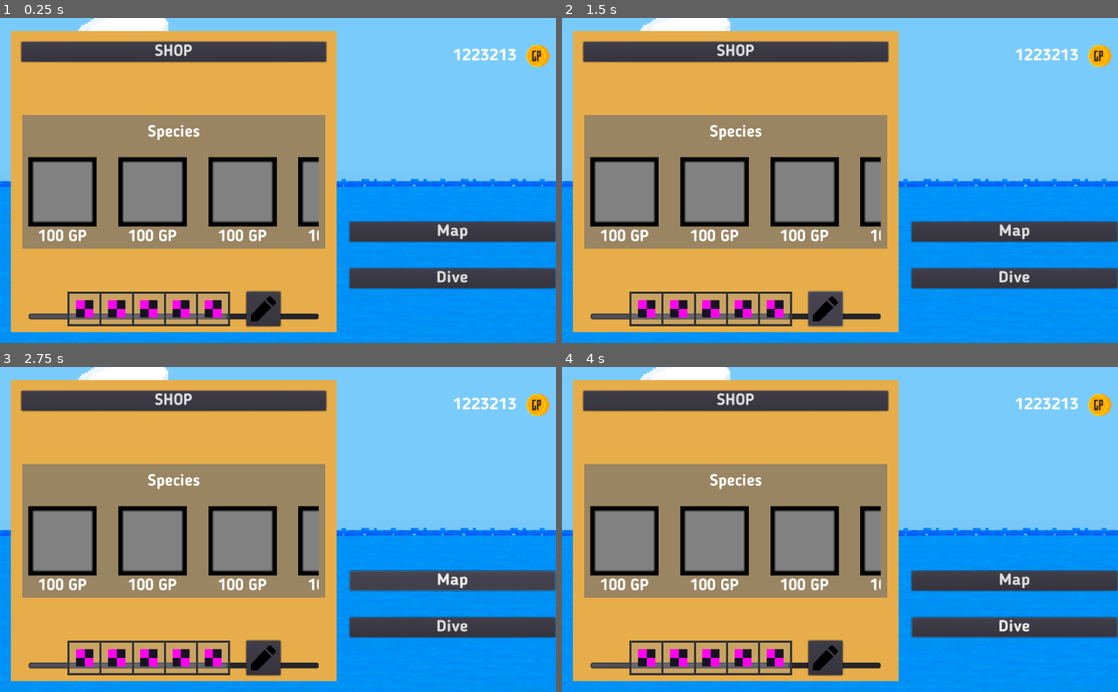
Above: before the commit, frames 1-4 (two rows, left to right).
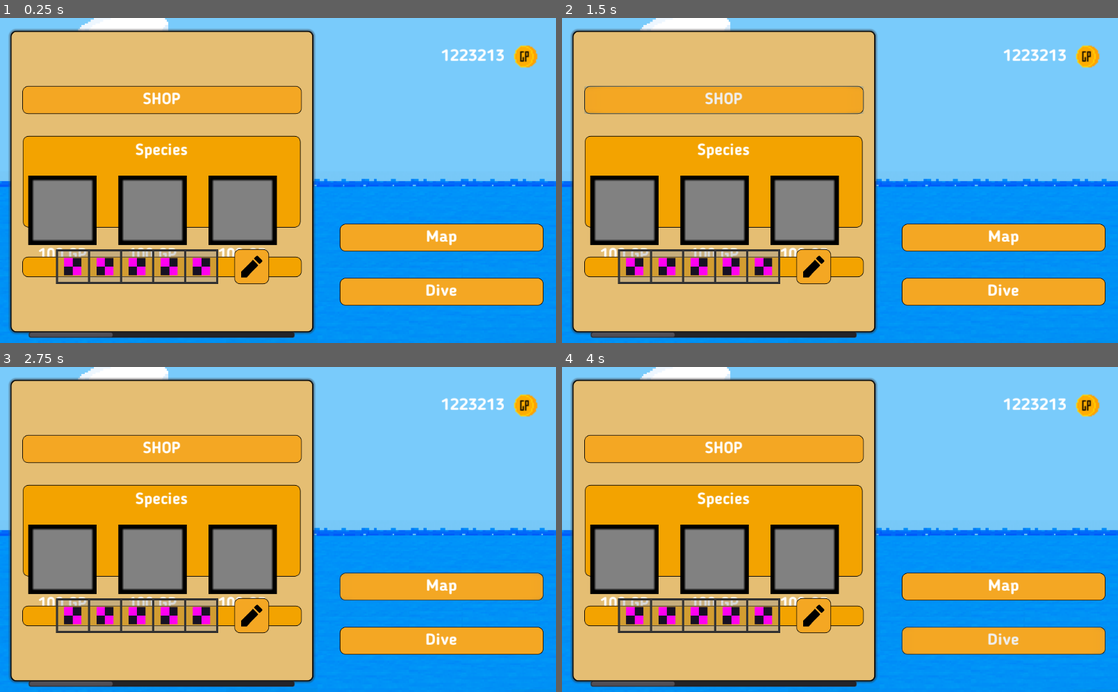
Above: after the commit, the same moments.

Repository: eliaperantoni/fisherman
Game: Godot game, scene res://scenes/menu/Menu.tscn
Same seed, same stepped clock (60 frames per second), same inputs: the game is played once before the commit and once after it. This scene is started directly instead of the project's main scene.
Inputs (mouse positions are in pixels of both pictures, inside the frame that each line leads up to):
- Up to frame 1 (0.25 s): no input
- Up to frame 2 (1.5 s): click "SHOP" at 0.5 s; click (823, 307) at 1.27 s
- Up to frame 3 (2.75 s): click "Map" at 2 s
- Up to frame 4 (4 s): click "Dive" at 2.75 s; tap Enter at 3.5 s; move the mouse to (962, 513) at 3.52 s; hold Right (ui_right) from 3.53 s (still down); click (962, 513) at 3.6 s

The runs differ from the first frame. In frame 1, 60% of the frame differs, in the area x 1-100%, y 3-99%; in frame 2, 60%; in frame 3, 60%; in frame 4, 60%.

Commit message:
Edit theme

Diff:
--- a/assets/themes/theme.tres
+++ b/assets/themes/theme.tres
@@ -1,9 +1,82 @@
-[gd_resource type="Theme" load_steps=2 format=2]
+[gd_resource type="Theme" load_steps=6 format=2]
 
 [ext_resource path="res://assets/fonts/default_font.tres" type="DynamicFont" id=1]
 
+[sub_resource type="StyleBoxFlat" id=2]
+content_margin_left = 10.0
+content_margin_right = 10.0
+content_margin_top = 10.0
+content_margin_bottom = 10.0
+bg_color = Color( 0.960784, 0.658824, 0.141176, 1 )
+border_width_left = 1
+border_width_top = 1
+border_width_right = 1
+border_width_bottom = 1
+border_color = Color( 0, 0, 0, 1 )
+corner_radius_top_left = 10
+corner_radius_top_right = 10
+corner_radius_bottom_right = 10
+corner_radius_bottom_left = 10
+
+[sub_resource type="StyleBoxFlat" id=4]
+content_margin_left = 10.0
+content_margin_right = 10.0
+content_margin_top = 10.0
+content_margin_bottom = 10.0
+bg_color = Color( 0.796078, 0.560784, 0.054902, 1 )
+border_width_left = 1
+border_width_top = 1
+border_width_right = 1
+border_width_bottom = 1
+border_color = Color( 0, 0, 0, 1 )
+corner_radius_top_left = 10
+corner_radius_top_right = 10
+corner_radius_bottom_right = 10
+corner_radius_bottom_left = 10
+
+[sub_resource type="StyleBoxFlat" id=5]
+content_margin_left = 10.0
+content_margin_right = 10.0
+content_margin_top = 10.0
+content_margin_bottom = 10.0
+bg_color = Color( 0.956863, 0.643137, 0, 1 )
+border_width_left = 1
+border_width_top = 1
+border_width_right = 1
+border_width_bottom = 1
+border_color = Color( 0, 0, 0, 1 )
+corner_radius_top_left = 10
+corner_radius_top_right = 10
+corner_radius_bottom_right = 10
+corner_radius_bottom_left = 10
+
+[sub_resource type="StyleBoxFlat" id=3]
+bg_color = Color( 0.898438, 0.745225, 0.452728, 1 )
+border_width_left = 2
+border_width_top = 2
+border_width_right = 2
+border_width_bottom = 2
+border_color = Color( 0, 0, 0, 1 )
+corner_radius_top_left = 10
+corner_radius_top_right = 10
+corner_radius_bottom_right = 10
+corner_radius_bottom_left = 10
+shadow_color = Color( 0.2, 0.176471, 0.176471, 0.6 )
+shadow_size = 5
+
 [resource]
+Button/colors/font_color = Color( 1, 1, 1, 1 )
+Button/colors/font_color_disabled = Color( 0.180392, 0.0470588, 0.0470588, 0.2 )
+Button/colors/font_color_hover = Color( 1, 1, 1, 1 )
+Button/colors/font_color_pressed = Color( 0, 0, 0, 1 )
+Button/constants/hseparation = 2
+Button/fonts/font = ExtResource( 1 )
 "Button/icons/Button menu" = null
+Button/styles/disabled = null
+Button/styles/focus = null
+Button/styles/hover = SubResource( 2 )
+Button/styles/normal = SubResource( 2 )
+Button/styles/pressed = SubResource( 4 )
 Label/colors/font_color = Color( 1, 1, 1, 1 )
 Label/colors/font_color_shadow = Color( 0, 0, 0, 0 )
 Label/colors/font_outline_modulate = Color( 1, 1, 1, 1 )
@@ -13,3 +86,5 @@
 Label/constants/shadow_offset_y = 1
 Label/fonts/font = ExtResource( 1 )
 Label/styles/normal = null
+Panel/styles/panel = SubResource( 5 )
+PanelContainer/styles/panel = SubResource( 3 )
--- a/scenes/menu/ContainerOptions.tscn
+++ b/scenes/menu/ContainerOptions.tscn
@@ -1,10 +1,9 @@
-[gd_scene load_steps=8 format=2]
+[gd_scene load_steps=7 format=2]
 
 [ext_resource path="res://assets/fonts/default_font.tres" type="DynamicFont" id=1]
 [ext_resource path="res://scenes/interface/ToolbeltDisplay.tscn" type="PackedScene" id=2]
 [ext_resource path="res://scenes/menu/edit.png" type="Texture" id=3]
 [ext_resource path="res://scenes/menu/ContainerWanted.tscn" type="PackedScene" id=4]
-[ext_resource path="res://scenes/menu/wwqwqw.png" type="Texture" id=5]
 
 [sub_resource type="StyleBoxTexture" id=1]
 
@@ -29,7 +28,7 @@
 "_edit_use_anchors_": false
 }
 
-[node name="TextureRect" type="TextureRect" parent="."]
+[node name="Center" type="Panel" parent="."]
 anchor_left = 0.003
 anchor_top = 0.261
 anchor_right = 0.997
@@ -38,13 +37,8 @@
 margin_top = -0.100006
 margin_right = 0.0719604
 margin_bottom = 0.0999756
-texture = ExtResource( 5 )
-expand = true
-__meta__ = {
-"_edit_use_anchors_": false
-}
 
-[node name="VBoxContainer" type="VBoxContainer" parent="TextureRect"]
+[node name="VBoxContainer" type="VBoxContainer" parent="Center"]
 material = SubResource( 2 )
 anchor_left = 0.02
 anchor_top = 0.07
@@ -59,8 +53,8 @@
 "_edit_use_anchors_": false
 }
 
-[node name="Label" type="Label" parent="TextureRect/VBoxContainer"]
-margin_right = 978.0
+[node name="Label" type="Label" parent="Center/VBoxContainer"]
+margin_right = 977.0
 margin_bottom = 31.0
 custom_fonts/font = ExtResource( 1 )
 text = "Species"
@@ -69,70 +63,110 @@
 "_edit_use_anchors_": false
 }
 
-[node name="ScrollContainer" type="ScrollContainer" parent="TextureRect/VBoxContainer"]
+[node name="ScrollContainer" type="ScrollContainer" parent="Center/VBoxContainer"]
 margin_top = 61.0
-margin_right = 978.0
+margin_right = 977.0
 margin_bottom = 361.0
 rect_min_size = Vector2( 0, 300 )
 __meta__ = {
 "_edit_use_anchors_": false
 }
 
-[node name="GridContainer" type="HBoxContainer" parent="TextureRect/VBoxContainer/ScrollContainer"]
-margin_right = 800.0
+[node name="GridContainer" type="HBoxContainer" parent="Center/VBoxContainer/ScrollContainer"]
+margin_right = 1640.0
 margin_bottom = 163.0
 custom_constants/separation = 40
 
-[node name="ContainerWanted" parent="TextureRect/VBoxContainer/ScrollContainer/GridContainer" instance=ExtResource( 4 )]
+[node name="ContainerWanted" parent="Center/VBoxContainer/ScrollContainer/GridContainer" instance=ExtResource( 4 )]
 anchor_right = 0.0
 anchor_bottom = 0.0
 margin_right = 128.0
 margin_bottom = 163.0
 
-[node name="ContainerWanted3" parent="TextureRect/VBoxContainer/ScrollContainer/GridContainer" instance=ExtResource( 4 )]
+[node name="ContainerWanted6" parent="Center/VBoxContainer/ScrollContainer/GridContainer" instance=ExtResource( 4 )]
 anchor_right = 0.0
 anchor_bottom = 0.0
 margin_left = 168.0
 margin_right = 296.0
 margin_bottom = 163.0
 
-[node name="ContainerWanted4" parent="TextureRect/VBoxContainer/ScrollContainer/GridContainer" instance=ExtResource( 4 )]
+[node name="ContainerWanted7" parent="Center/VBoxContainer/ScrollContainer/GridContainer" instance=ExtResource( 4 )]
 anchor_right = 0.0
 anchor_bottom = 0.0
 margin_left = 336.0
 margin_right = 464.0
 margin_bottom = 163.0
 
-[node name="ContainerWanted2" parent="TextureRect/VBoxContainer/ScrollContainer/GridContainer" instance=ExtResource( 4 )]
+[node name="ContainerWanted8" parent="Center/VBoxContainer/ScrollContainer/GridContainer" instance=ExtResource( 4 )]
 anchor_right = 0.0
 anchor_bottom = 0.0
 margin_left = 504.0
 margin_right = 632.0
 margin_bottom = 163.0
 
-[node name="ContainerWanted5" parent="TextureRect/VBoxContainer/ScrollContainer/GridContainer" instance=ExtResource( 4 )]
+[node name="ContainerWanted9" parent="Center/VBoxContainer/ScrollContainer/GridContainer" instance=ExtResource( 4 )]
 anchor_right = 0.0
 anchor_bottom = 0.0
 margin_left = 672.0
 margin_right = 800.0
 margin_bottom = 163.0
 
-[node name="HBoxContainer" type="HBoxContainer" parent="."]
+[node name="ContainerWanted10" parent="Center/VBoxContainer/ScrollContainer/GridContainer" instance=ExtResource( 4 )]
+anchor_right = 0.0
+anchor_bottom = 0.0
+margin_left = 840.0
+margin_right = 968.0
+margin_bottom = 163.0
+
+[node name="ContainerWanted3" parent="Center/VBoxContainer/ScrollContainer/GridContainer" instance=ExtResource( 4 )]
+anchor_right = 0.0
+anchor_bottom = 0.0
+margin_left = 1008.0
+margin_right = 1136.0
+margin_bottom = 163.0
+
+[node name="ContainerWanted4" parent="Center/VBoxContainer/ScrollContainer/GridContainer" instance=ExtResource( 4 )]
+anchor_right = 0.0
+anchor_bottom = 0.0
+margin_left = 1176.0
+margin_right = 1304.0
+margin_bottom = 163.0
+
+[node name="ContainerWanted2" parent="Center/VBoxContainer/ScrollContainer/GridContainer" instance=ExtResource( 4 )]
+anchor_right = 0.0
+anchor_bottom = 0.0
+margin_left = 1344.0
+margin_right = 1472.0
+margin_bottom = 163.0
+
+[node name="ContainerWanted5" parent="Center/VBoxContainer/ScrollContainer/GridContainer" instance=ExtResource( 4 )]
+anchor_right = 0.0
+anchor_bottom = 0.0
+margin_left = 1512.0
+margin_right = 1640.0
+margin_bottom = 163.0
+
+[node name="Bottom" type="Panel" parent="."]
+anchor_top = 0.895
+anchor_right = 1.0
+anchor_bottom = 1.0
+
+[node name="HBoxContainer" type="HBoxContainer" parent="Bottom"]
 anchor_left = 0.5
-anchor_top = 0.893
+anchor_top = 0.5
 anchor_right = 0.5
-anchor_bottom = 0.893
+anchor_bottom = 0.5
 margin_left = -199.0
-margin_top = 0.199951
+margin_top = -32.0
 margin_right = 199.0
-margin_bottom = 64.2
+margin_bottom = 32.0
 custom_constants/separation = 30
 alignment = 1
 __meta__ = {
 "_edit_use_anchors_": false
 }
 
-[node name="Row" parent="HBoxContainer" instance=ExtResource( 2 )]
+[node name="Row" parent="Bottom/HBoxContainer" instance=ExtResource( 2 )]
 anchor_left = 0.0
 anchor_top = 0.0
 anchor_right = 0.0
@@ -142,7 +176,7 @@
 margin_right = 304.0
 margin_bottom = 64.0
 
-[node name="Button" type="Button" parent="HBoxContainer"]
+[node name="Button" type="Button" parent="Bottom/HBoxContainer"]
 margin_left = 334.0
 margin_right = 398.0
 margin_bottom = 64.0
--- a/scenes/menu/ContainerWanted.tscn
+++ b/scenes/menu/ContainerWanted.tscn
@@ -4,10 +4,10 @@
 [ext_resource path="res://assets/fonts/default_font.tres" type="DynamicFont" id=2]
 
 [node name="ContainerWanted" type="VBoxContainer"]
-anchor_right = 0.062
-anchor_bottom = 0.107
-margin_right = 0.511997
-margin_bottom = -0.200005
+anchor_right = 0.125
+anchor_bottom = 0.272
+margin_right = -64.0
+margin_bottom = -99.2
 __meta__ = {
 "_edit_use_anchors_": false
 }
--- a/scenes/menu/LeftMenu.tscn
+++ b/scenes/menu/LeftMenu.tscn
@@ -1,25 +1,24 @@
-[gd_scene load_steps=3 format=2]
+[gd_scene load_steps=2 format=2]
 
 [ext_resource path="res://scenes/menu/ContainerOptions.tscn" type="PackedScene" id=1]
-[ext_resource path="res://scenes/menu/wgpgn8s71yy11.png" type="Texture" id=2]
 
-[node name="LeftMenu" type="TextureRect"]
+[node name="LeftMenu" type="PanelContainer"]
 anchor_right = 1.0
 anchor_bottom = 1.0
 rect_min_size = Vector2( 300, 300 )
-texture = ExtResource( 2 )
-expand = true
 __meta__ = {
 "_edit_use_anchors_": false
 }
 
 [node name="MarginContainer" type="MarginContainer" parent="."]
-anchor_right = 1.0
-anchor_bottom = 1.0
+margin_left = 7.0
+margin_top = 7.0
+margin_right = 1017.0
+margin_bottom = 593.0
 custom_constants/margin_right = 20
-custom_constants/margin_top = 20
+custom_constants/margin_top = 100
 custom_constants/margin_left = 20
-custom_constants/margin_bottom = 20
+custom_constants/margin_bottom = 100
 __meta__ = {
 "_edit_use_anchors_": false
 }
@@ -28,6 +27,6 @@
 anchor_right = 0.0
 anchor_bottom = 0.0
 margin_left = 20.0
-margin_top = 20.0
-margin_right = 1004.0
-margin_bottom = 580.0
+margin_top = 100.0
+margin_right = 990.0
+margin_bottom = 486.0
--- a/scenes/menu/Menu.tscn
+++ b/scenes/menu/Menu.tscn
@@ -1,24 +1,27 @@
-[gd_scene load_steps=4 format=2]
+[gd_scene load_steps=5 format=2]
 
 [ext_resource path="res://scenes/menu/background.png" type="Texture" id=1]
 [ext_resource path="res://scenes/menu/RightMenu.tscn" type="PackedScene" id=2]
 [ext_resource path="res://scenes/menu/LeftMenu.tscn" type="PackedScene" id=3]
+[ext_resource path="res://assets/themes/theme.tres" type="Theme" id=4]
 
 [node name="Control" type="TextureRect"]
 anchor_right = 1.0
 anchor_bottom = 1.0
+theme = ExtResource( 4 )
 texture = ExtResource( 1 )
 expand = true
 __meta__ = {
+"_edit_lock_": true,
 "_edit_use_anchors_": false
 }
 
 [node name="MarginLeft" type="MarginContainer" parent="."]
 anchor_top = 0.007
-anchor_right = 0.635
+anchor_right = 0.584
 anchor_bottom = 1.0
 margin_top = -0.2
-margin_right = -0.240051
+margin_right = 7.98395
 rect_scale = Vector2( 0.986151, 1 )
 custom_constants/margin_right = 20
 custom_constants/margin_top = 20
@@ -33,14 +36,17 @@
 anchor_bottom = 0.0
 margin_left = 20.0
 margin_top = 20.0
-margin_right = 629.0
+margin_right = 586.0
 margin_bottom = 576.0
 
 [node name="MarginRight" type="MarginContainer" parent="."]
-anchor_left = 0.608
-anchor_right = 1.0
+anchor_left = 0.591
+anchor_right = 0.998
 anchor_bottom = 1.0
-margin_left = 0.407959
+margin_left = -0.184021
+margin_top = 1.0
+margin_right = -19.952
+margin_bottom = 6.0
 rect_scale = Vector2( 1.04963, 0.988046 )
 custom_constants/margin_right = 20
 custom_constants/margin_top = 40
@@ -55,5 +61,5 @@
 anchor_bottom = 0.0
 margin_left = 20.0
 margin_top = 40.0
-margin_right = 381.0
-margin_bottom = 580.0
+margin_right = 377.0
+margin_bottom = 585.0
